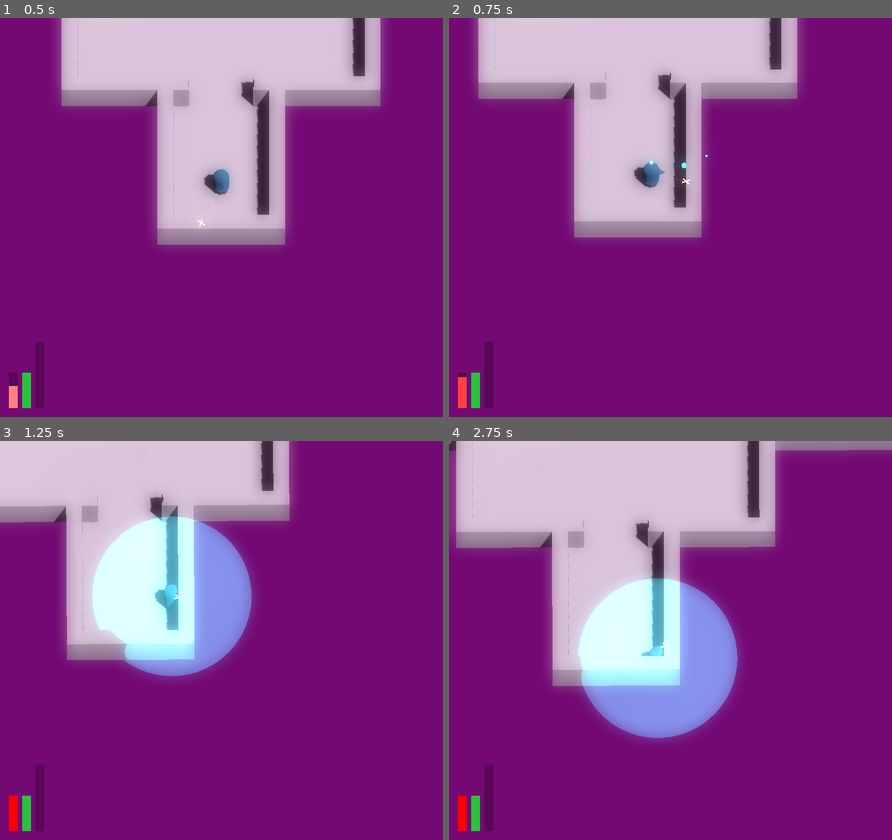
Above: before the commit, frames 1-4 (two rows, left to right).
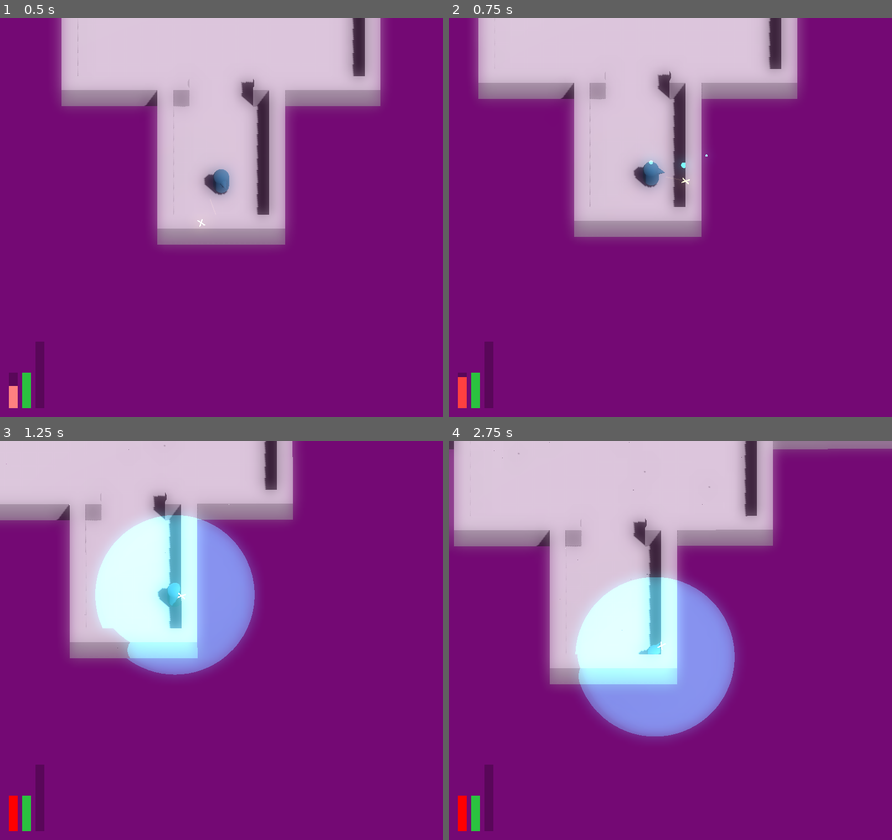
Above: after the commit, the same moments.

Repository: JackEvans24/bullet-absorb
Game: Godot game, scene res://scenes/main.tscn
Same seed, same stepped clock (60 frames per second), same inputs: the game is played once before the commit and once after it.
Inputs (mouse positions are in pixels of both pictures, inside the frame that each line leads up to):
- Up to frame 1 (0.5 s): no input
- Up to frame 2 (0.75 s): move the mouse to (767, 197) at 0.52 s; hold D (move_right) from 0.53 s (still down); hold Ctrl (absorb) from 0.53 s (still down)
- Up to frame 3 (1.25 s): keep holding D (move_right); keep holding Ctrl (absorb); click (318, 620) at 0.8 s
- Up to frame 4 (2.75 s): move the mouse to (581, 660) at 1.27 s; release D (move_right) at 1.28 s; release Ctrl (absorb) at 1.28 s; hold S (move_back) 1.28-2.03 s; click (581, 660) at 1.35 s; tap Ctrl (absorb) at 1.55 s; move the mouse to (714, 552) at 2.02 s; hold D (move_right) from 2.03 s (still down); hold Ctrl (absorb) from 2.03 s (still down); click (714, 552) at 2.3 s

Frame 1 is identical in both runs. In frame 2, 0.2% of the frame differs, in the area x 10-75%, y 0-55%; in frame 3, 2.9%, in the area x 0-67%, y 0-59%; in frame 4, 2.9%.

Commit message:
feat add windup screenshake to absorb

Diff:
--- a/data/camera/absorb_screen_shake.tres
+++ b/data/camera/absorb_screen_shake.tres
@@ -4,7 +4,7 @@
 
 [resource]
 script = ExtResource("1_6xe5b")
-priority = 1
+priority = 2
 punch = 1.0
 tremolo = 2
 decay = 3.0
--- /dev/null
+++ b/data/camera/absorb_windup_profile.tres
@@ -0,0 +1,12 @@
+[gd_resource type="Resource" script_class="ScreenShakeProfile" load_steps=2 format=3 uid="uid://dsmsrk384hn3t"]
+
+[ext_resource type="Script" path="res://scripts/data/camera/screen_shake_profile.gd" id="1_dnjev"]
+
+[resource]
+script = ExtResource("1_dnjev")
+priority = 1
+punch = 1.0
+tremolo = 5
+decay = -1.0
+impulse_max = Vector3(0.1, 0.1, 0)
+roll_max = 0.0
--- a/data/camera/doors_changed_screen_shake.tres
+++ b/data/camera/doors_changed_screen_shake.tres
@@ -4,7 +4,7 @@
 
 [resource]
 script = ExtResource("1_bw4y6")
-priority = 2
+priority = 10
 punch = 2.0
 tremolo = 8
 decay = 0.8
--- a/data/camera/hurt_screen_shake.tres
+++ b/data/camera/hurt_screen_shake.tres
@@ -4,7 +4,7 @@
 
 [resource]
 script = ExtResource("1_cdvbg")
-priority = 10
+priority = 100
 punch = 2.0
 tremolo = 5
 decay = 1.0
--- a/data/camera/screen_shake_lookup.tres
+++ b/data/camera/screen_shake_lookup.tres
@@ -6,6 +6,7 @@
 [ext_resource type="Resource" uid="uid://cbvf42uftrfll" path="res://data/camera/fire_screen_shake.tres" id="3_ed60f"]
 [ext_resource type="Resource" uid="uid://b0gxm5k1cyt46" path="res://data/camera/absorb_screen_shake.tres" id="4_2u1cq"]
 [ext_resource type="Resource" uid="uid://da0sxh7vg3wxe" path="res://data/camera/doors_changed_screen_shake.tres" id="5_ul8ml"]
+[ext_resource type="Resource" uid="uid://dsmsrk384hn3t" path="res://data/camera/absorb_windup_profile.tres" id="6_b76ol"]
 
 [sub_resource type="Resource" id="Resource_s3gxh"]
 script = ExtResource("2_ij0wq")
@@ -24,9 +25,14 @@
 
 [sub_resource type="Resource" id="Resource_epc82"]
 script = ExtResource("2_ij0wq")
+id = 4
+profile = ExtResource("5_ul8ml")
+
+[sub_resource type="Resource" id="Resource_8ng0f"]
+script = ExtResource("2_ij0wq")
 id = 3
-profile = ExtResource("5_ul8ml")
+profile = ExtResource("6_b76ol")
 
 [resource]
 script = ExtResource("1_hurk4")
-lookup = Array[ExtResource("2_ij0wq")]([SubResource("Resource_s3gxh"), SubResource("Resource_u7qsj"), SubResource("Resource_lu5wv"), SubResource("Resource_epc82")])
+lookup = Array[ExtResource("2_ij0wq")]([SubResource("Resource_s3gxh"), SubResource("Resource_u7qsj"), SubResource("Resource_lu5wv"), SubResource("Resource_epc82"), SubResource("Resource_8ng0f")])
--- a/scripts/data/camera/screen_shake_mapping.gd
+++ b/scripts/data/camera/screen_shake_mapping.gd
@@ -3,4 +3,4 @@
 @export var id: ScreenShakeId
 @export var profile: ScreenShakeProfile
 
-enum ScreenShakeId {Hurt, Fire, Absorb, Doors}
+enum ScreenShakeId {Hurt, Fire, Absorb, AbsorbWindup, Doors}
--- a/scripts/main.gd
+++ b/scripts/main.gd
@@ -15,7 +15,7 @@
 
 	player.damage_taken.connect(_on_damage_taken)
 	player.bullet_fired.connect(_on_bullet_fired)
-	player.absorb_triggered.connect(_on_absorb_triggered)
+	player.absorb_state_changed.connect(_on_absorb_state_changed)
 	player.power_count_changed.connect(hud._on_absorb_count_changed)
 	player.can_dash_changed.connect(hud._on_can_dash_changed)
 	player.died.connect(hud._on_player_died)
@@ -41,8 +41,16 @@
 func _on_bullet_fired():
 	cameras.add_impulse(ScreenShakeMapping.ScreenShakeId.Fire)
 
-func _on_absorb_triggered():
-	cameras.add_impulse(ScreenShakeMapping.ScreenShakeId.Absorb)
+func _on_absorb_state_changed(absorb_state: Player.AbsorbState):
+	match absorb_state:
+		Player.AbsorbState.Complete:
+			cameras.add_impulse(ScreenShakeMapping.ScreenShakeId.Absorb)
+		Player.AbsorbState.Started:
+			print("Started")
+			cameras.add_impulse(ScreenShakeMapping.ScreenShakeId.AbsorbWindup)
+		Player.AbsorbState.Cancelled:
+			print("Cancelled")
+			cameras.cancel_impulse(ScreenShakeMapping.ScreenShakeId.AbsorbWindup)
 
 func _on_room_doors_changed():
 	cameras.add_impulse(ScreenShakeMapping.ScreenShakeId.Doors)
--- a/scripts/mechanics/player/player.gd
+++ b/scripts/mechanics/player/player.gd
@@ -2,11 +2,13 @@
 extends CharacterBody3D
 
 signal bullet_fired
-signal absorb_triggered
+signal absorb_state_changed(absorb_state: AbsorbState)
 signal power_count_changed(count: int)
 signal damage_taken
 signal can_dash_changed(can_dash: bool)
 signal died
+
+enum AbsorbState {Started, Cancelled, Complete}
 
 @export var max_power = 20
 
@@ -118,11 +120,11 @@
 
 func _on_slowdown_started():
 	move_state.transition_to(MoveStateConstants.STATE_ABSORB)
-	aim.can_fire = false
+	absorb_state_changed.emit(AbsorbState.Started)
 
 func _on_slowdown_ended():
 	move_state.transition_to(MoveStateConstants.STATE_RUN)
-	aim.can_fire = true
+	absorb_state_changed.emit(AbsorbState.Cancelled)
 
 func _on_absorb_triggered():
-	absorb_triggered.emit()
+	absorb_state_changed.emit(AbsorbState.Complete)
Not shown: 1 places in data/camera/screen_shake_lookup.tres that only renumber resources
